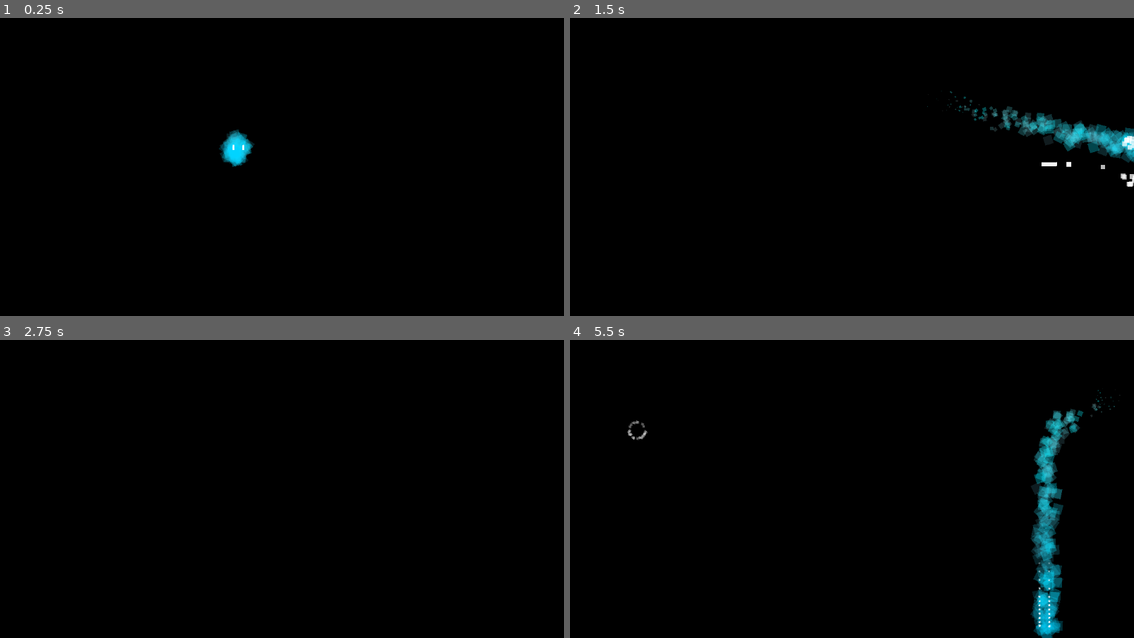
Above: before the commit, frames 1-4 (two rows, left to right).
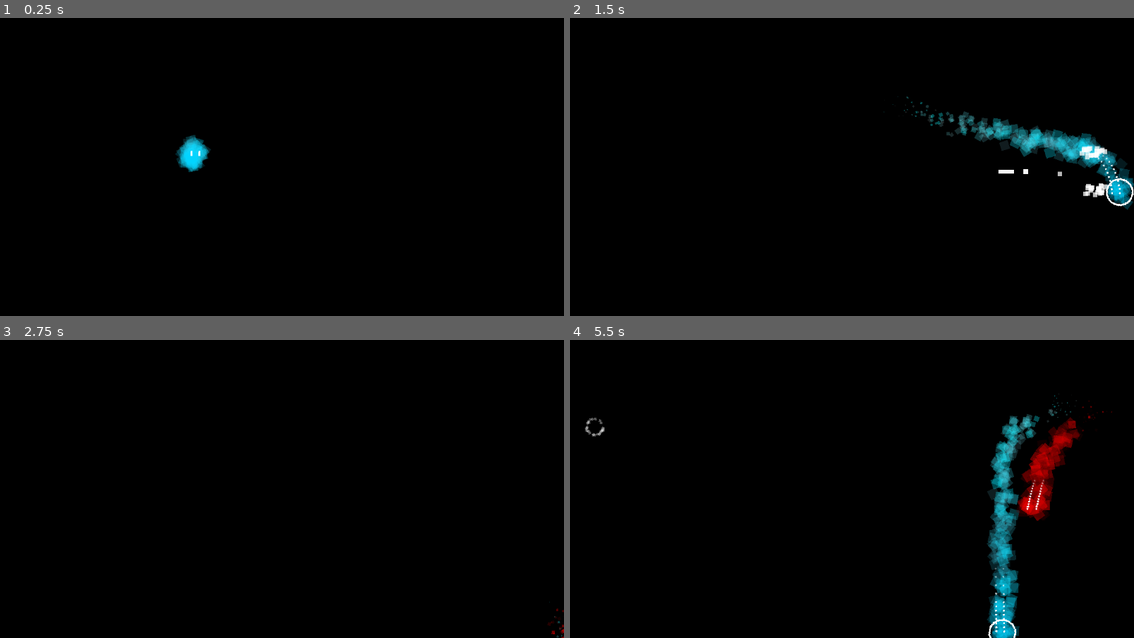
Above: after the commit, the same moments.

Repository: KirbyAndStuff/volatility
Game: Godot game, scene res://world.tscn
The game is run twice, just before and just after one commit, with the same random seed, the same clock (stepped at 60 frames per second) and the same inputs.
Inputs (mouse positions are in pixels of both pictures, inside the frame that each line leads up to):
- Up to frame 1 (0.25 s): no input
- Up to frame 2 (1.5 s): move the mouse to (976, 140) at 0.52 s; hold D (blue_right) 0.53-1.28 s; hold Shift (dash) 0.53-1.28 s; move the mouse to (739, 172) at 1.27 s; hold S (blue_down) from 1.28 s (still down); click (739, 172) at 1.35 s
- Up to frame 3 (2.75 s): move the mouse to (338, 408) at 2.02 s; release S (blue_down) at 2.03 s; hold D (blue_right) from 2.03 s (still down); hold Shift (dash) from 2.03 s (still down)
- Up to frame 4 (5.5 s): move the mouse to (823, 542) at 2.77 s; release D (blue_right) at 2.78 s; release Shift (dash) at 2.78 s; hold W (blue_up) 2.78-3.53 s; click (823, 542) at 2.85 s; move the mouse to (1021, 527) at 3.52 s; hold Shift (dash) 3.53-4.28 s; hold A (blue_left) 3.53-5.03 s; tap Enter at 4.25 s; move the mouse to (682, 432) at 4.27 s; click (682, 432) at 4.35 s; move the mouse to (880, 480) at 5.02 s; hold S (blue_down) from 5.03 s (still down); hold Shift (dash) from 5.03 s (still down)

The runs differ from the first frame. In frame 1, 1.0% of the frame differs, in the area x 31-46%, y 37-52%; in frame 2, 4.5%; in frame 3, less than 0.1%; in frame 4, 7.2%, in the area x 2-98%, y 16-100%.

Commit message:
added combat ring

Diff:
--- a/particle/enemies/red.gd
+++ b/particle/enemies/red.gd
@@ -8,6 +8,7 @@
 func _ready():
 	particlesL = $"left eye"
 	particlesR = $"right eye"
+	add_to_group("enemy")
 
 var speed = 300
 var player_chase = false
--- a/particle/enemies/red.tscn
+++ b/particle/enemies/red.tscn
@@ -91,10 +91,11 @@
 collision_mask = 2
 
 [node name="CollisionShape2D" type="CollisionShape2D" parent="player_detection"]
+visible = false
 position = Vector2(1, -20)
 shape = SubResource("CircleShape2D_sdnrw")
 
-[node name="hurts_player" type="Area2D" parent="."]
+[node name="hurts_player" type="Area2D" parent="." groups=["enemy"]]
 
 [node name="CollisionShape2D" type="CollisionShape2D" parent="hurts_player"]
 position = Vector2(1, -20)
@@ -103,6 +104,7 @@
 [node name="player_dash_distance" type="Area2D" parent="."]
 
 [node name="CollisionShape2D" type="CollisionShape2D" parent="player_dash_distance"]
+visible = false
 position = Vector2(1, -20)
 shape = SubResource("CircleShape2D_awomf")
 
--- a/particle/player/left eye node.gd
+++ b/particle/player/left eye node.gd
@@ -2,7 +2,7 @@
 
 @onready var child = get_children()[0]
 
-var max_dist = 5
+var max_dist = 7
 
 func _process(delta):
 	var mouse_pos = get_local_mouse_position()
--- a/particle/player/player.gd
+++ b/particle/player/player.gd
@@ -3,6 +3,7 @@
 var particlesB: CPUParticles2D
 var particlesL: CPUParticles2D
 var particlesR: CPUParticles2D
+var combat_eye: CPUParticles2D
 var dash_particles := preload("res://player/player_dash_particles.tscn")
 
 @onready var guntimer := $GunTimer
@@ -15,6 +16,7 @@
 	particlesB = $"body"
 	particlesL = $"left eye node/left eye"
 	particlesR = $"right eye node/right eye"
+	combat_eye = $"combat eye"
 
 var health = 3
 var speed = 500
@@ -116,3 +118,11 @@
 func _on_dash_i_frames_length_timeout() -> void:
 	dashi_frames = false
 	dashi_frameslength.stop()
+
+func _on_combat_eye_detection_area_entered(area: Area2D) -> void:
+	if area.is_in_group("enemy"):
+		combat_eye.emitting = true
+
+func _on_combat_eye_detection_area_exited(area: Area2D) -> void:
+	if area.is_in_group("enemy"):
+		combat_eye.emitting = false
--- a/particle/player/player.tscn
+++ b/particle/player/player.tscn
@@ -12,22 +12,24 @@
 colors = PackedColorArray(0, 0.827451, 1, 0.392157, 1, 1, 1, 0.501961)
 
 [sub_resource type="Gradient" id="Gradient_ovceo"]
-offsets = PackedFloat32Array(0.00662252, 1)
 colors = PackedColorArray(0, 1, 1, 0.694118, 1, 1, 1, 0.247059)
 
 [sub_resource type="Gradient" id="Gradient_irh04"]
 colors = PackedColorArray(1, 1, 1, 1, 1, 1, 1, 0)
 
 [sub_resource type="CircleShape2D" id="CircleShape2D_k4hsi"]
-radius = 15.0
+radius = 27.0185
+
+[sub_resource type="CircleShape2D" id="CircleShape2D_xt0ek"]
+radius = 551.0
 
 [node name="player" type="CharacterBody2D"]
-position = Vector2(131, 43)
+position = Vector2(164, 48)
 collision_layer = 3
 script = ExtResource("1_ni3np")
 
 [node name="body" type="CPUParticles2D" parent="."]
-position = Vector2(1, -2)
+position = Vector2(0, -12)
 amount = 250
 lifetime = 0.5
 speed_scale = 0.7
@@ -49,7 +51,7 @@
 color_initial_ramp = SubResource("Gradient_ovceo")
 
 [node name="left eye node" type="Node2D" parent="."]
-position = Vector2(12, -8)
+position = Vector2(8, -16)
 script = ExtResource("2_bfumu")
 
 [node name="left eye" type="CPUParticles2D" parent="left eye node"]
@@ -66,7 +68,7 @@
 color_ramp = SubResource("Gradient_irh04")
 
 [node name="right eye node" type="Node2D" parent="."]
-position = Vector2(-8, -8)
+position = Vector2(-8, -16)
 script = ExtResource("3_g7m5p")
 
 [node name="right eye" type="CPUParticles2D" parent="right eye node"]
@@ -82,8 +84,28 @@
 scale_amount_max = 3.0
 color_ramp = SubResource("Gradient_irh04")
 
+[node name="combat eye" type="CPUParticles2D" parent="."]
+position = Vector2(-4, 8)
+emitting = false
+amount = 150
+lifetime = 0.4
+local_coords = true
+emission_shape = 1
+emission_sphere_radius = 1.0
+direction = Vector2(0, 0)
+spread = 0.0
+gravity = Vector2(0, 0)
+initial_velocity_min = 500.0
+initial_velocity_max = 500.0
+orbit_velocity_min = 3.0
+orbit_velocity_max = 3.0
+angle_min = -20.0
+angle_max = 20.0
+scale_amount_min = 3.0
+scale_amount_max = 3.0
+
 [node name="CollisionShape2D" type="CollisionShape2D" parent="."]
-position = Vector2(2, -16)
+position = Vector2(0, -18)
 shape = SubResource("CircleShape2D_k4hsi")
 
 [node name="GunTimer" type="Timer" parent="."]
@@ -101,8 +123,17 @@
 [node name="DashI_FramesLength" type="Timer" parent="."]
 wait_time = 0.3
 
+[node name="combat_eye_detection" type="Area2D" parent="."]
+
+[node name="CollisionShape2D" type="CollisionShape2D" parent="combat_eye_detection"]
+visible = false
+position = Vector2(0, -18)
+shape = SubResource("CircleShape2D_xt0ek")
+
 [connection signal="timeout" from="GunTimer" to="." method="_on_cooldown_timer_timeout"]
 [connection signal="timeout" from="DashLength" to="." method="_on_dash_length_timeout"]
 [connection signal="timeout" from="DashParticles" to="." method="_on_dash_particles_timeout"]
 [connection signal="timeout" from="I_FramesLength" to="." method="_on_i_frames_length_timeout"]
 [connection signal="timeout" from="DashI_FramesLength" to="." method="_on_dash_i_frames_length_timeout"]
+[connection signal="area_entered" from="combat_eye_detection" to="." method="_on_combat_eye_detection_area_entered"]
+[connection signal="area_exited" from="combat_eye_detection" to="." method="_on_combat_eye_detection_area_exited"]
--- a/particle/player/right eye node.gd
+++ b/particle/player/right eye node.gd
@@ -2,7 +2,7 @@
 
 @onready var child = get_children()[0]
 
-var max_dist = 5
+var max_dist = 7
 
 func _process(delta):
 	var mouse_pos = get_local_mouse_position()
--- a/particle/world.tscn
+++ b/particle/world.tscn
@@ -15,7 +15,7 @@
 metadata/_edit_lock_ = true
 
 [node name="player" parent="." instance=ExtResource("1_cwnpp")]
-position = Vector2(480, 314)
+position = Vector2(392, 335)
 
 [node name="red" parent="." instance=ExtResource("2_rl18w")]
 position = Vector2(1349, 303)
Not shown: 1 places in particle/player/player.tscn that only renumber resources
